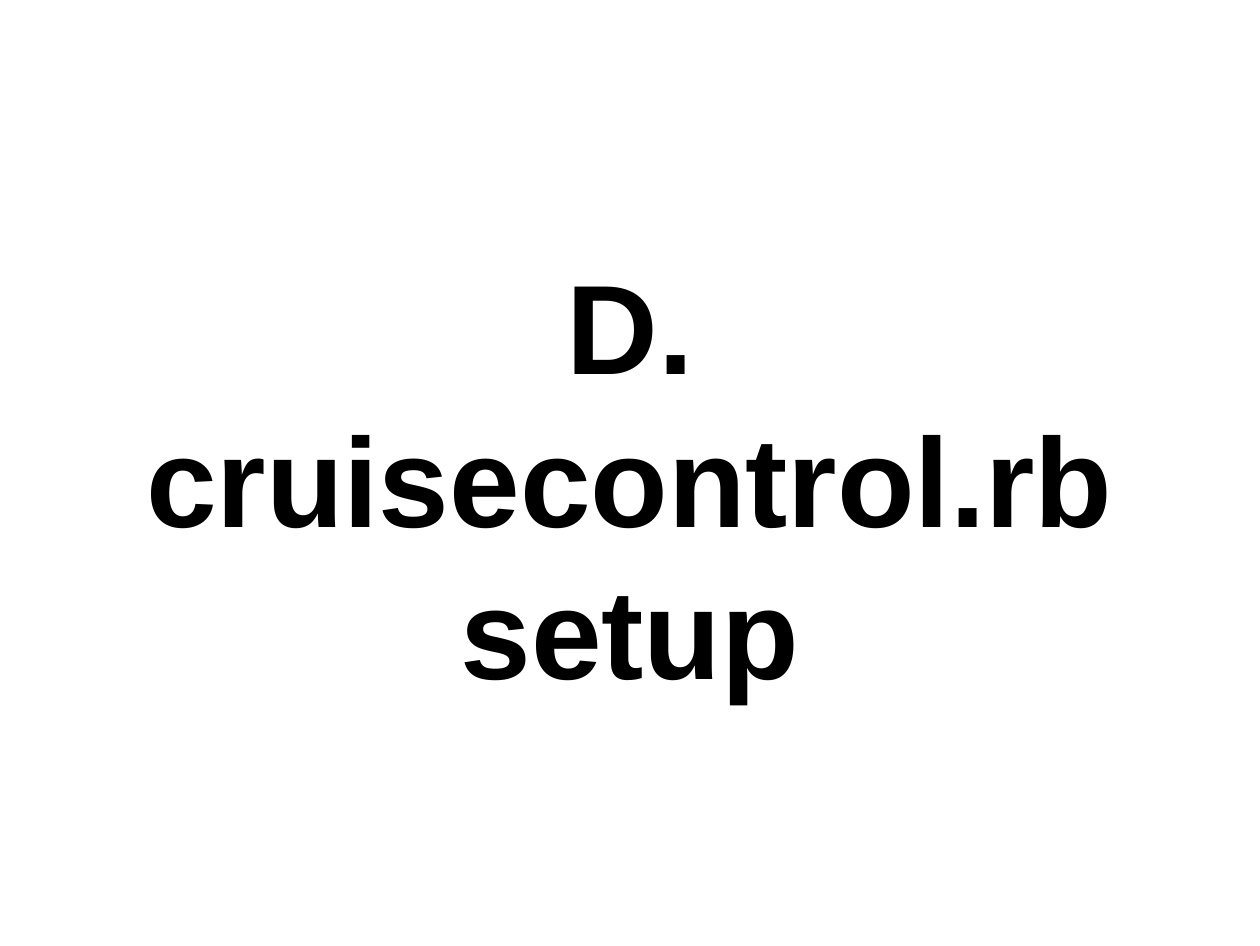
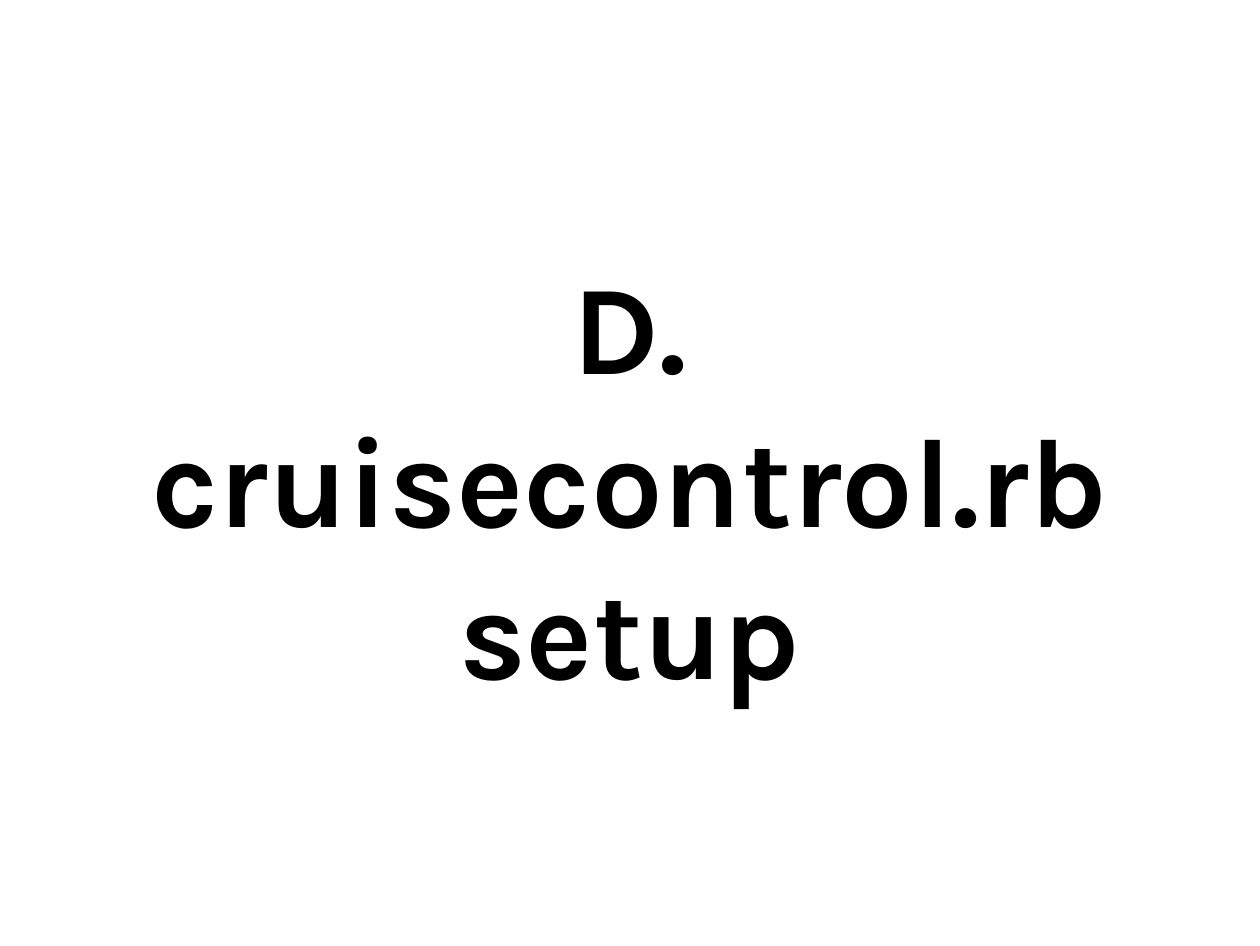
Before and after one commit to thewoolleyman/ci_for_the_rails_guy_or_gal, a slide deck: slide 19 of presentation/ci_for_the_web_2.0_guy_or_gal.odp. Drawn at 1260x946 pixels with LibreOffice and Linux fonts; fonts in the diff are those of the drawing. Boxes give left, top, right and bottom in pixels: in the first picture for what was removed or moved away, otherwise in the second. Text is boxed around its words. In the diff, an @@ line names an element or a change of style, - is before the commit and + after.

Commit message:
format fonts for linux

```diff
--- a/presentation/ci_for_the_web_2.0_guy_or_gal.odp
+++ b/presentation/ci_for_the_web_2.0_guy_or_gal.odp
@@ title "D. cruisecontrol.rb setup" at (151,291,1107,709): font Arial to Karla @@
```
Also in this commit, not shown: 91 other slides changed, 1 slide removed.
